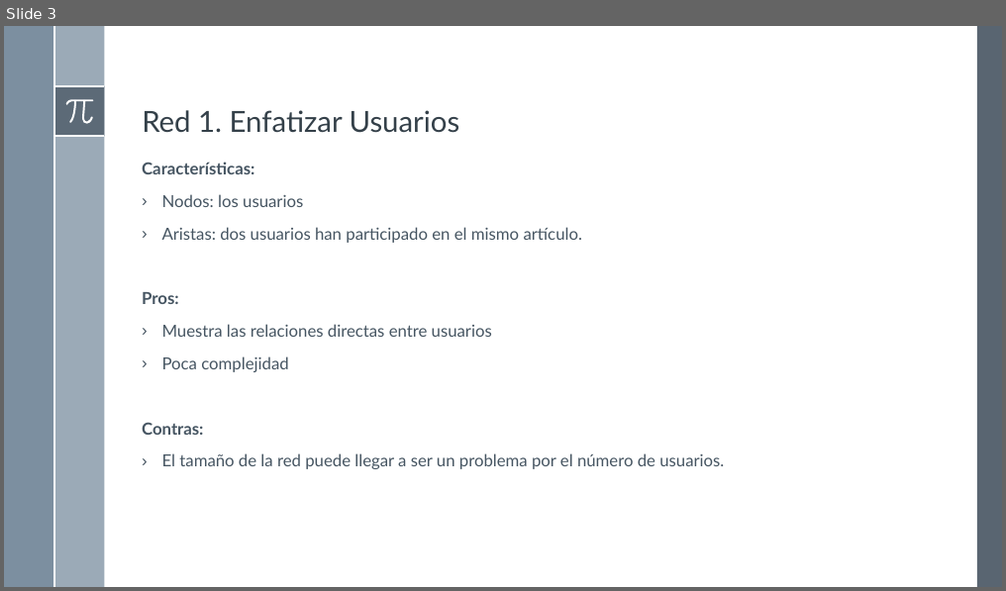
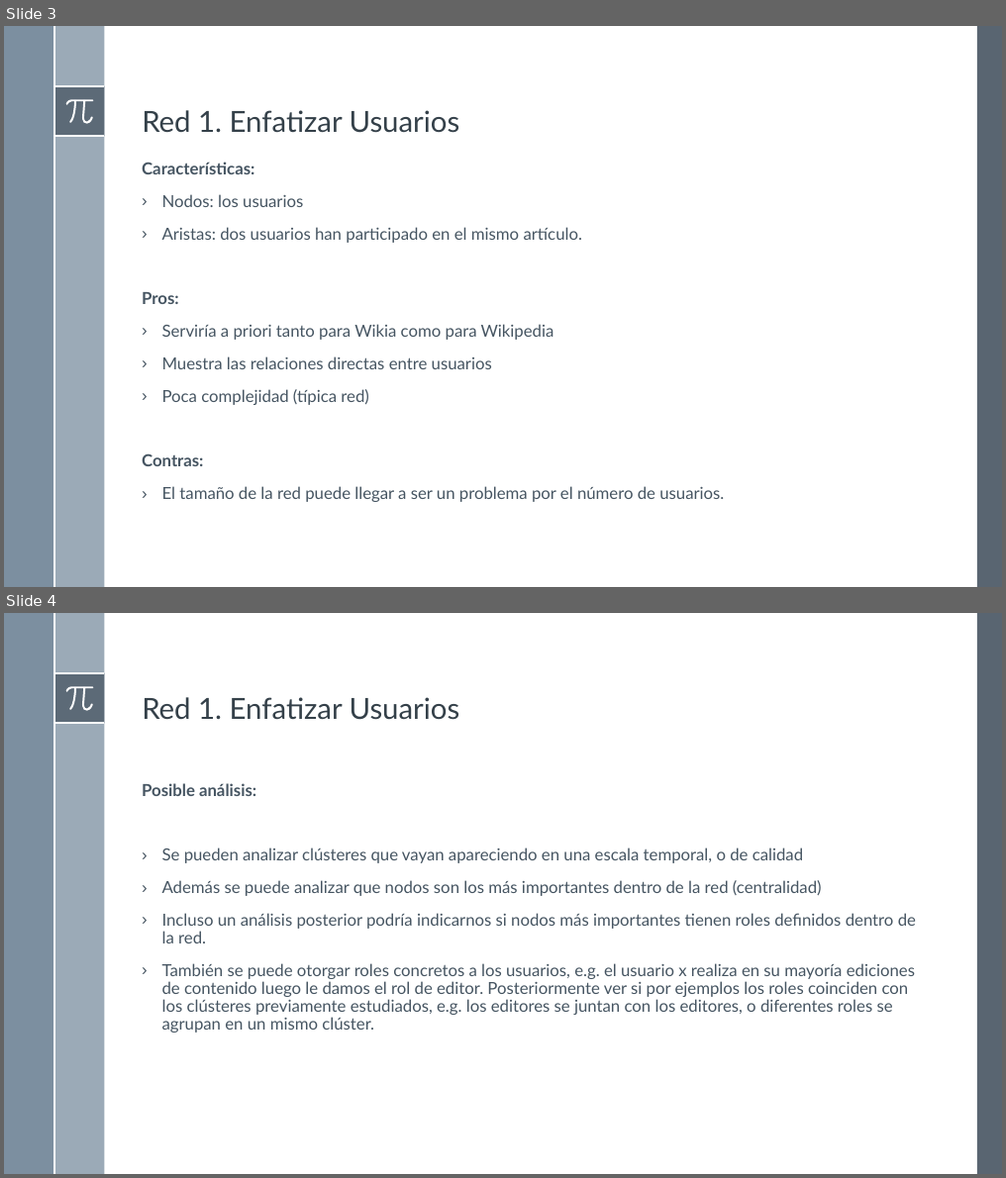
Before and after one commit to FRYoussef/TFG_Wiki, a slide deck: documentacion/analisis_de_redes.pptx. Shown one above the other, each under a label of ours: slide 3 before the commit, slides 3 and 4 after it. The pictures are 1006x591 and 1006x1178 pixels, drawn with LibreOffice and Linux fonts; fonts in the diff are those of the drawing. Boxes give left, top, right and bottom in pixels: in the first picture for what was removed or moved away, otherwise in the second. Text is boxed around its words. In the diff, an @@ line names an element or a change of style, - is before the commit and + after.

```diff
--- a/documentacion/analisis_de_redes.pptx
+++ b/documentacion/analisis_de_redes.pptx
@@ slide 4 added at [4, 613, 1002, 1174], background #FFFFFF; not listed: 8 template elements that a slide beside it also shows @@
@@ title added at [142, 697, 460, 720], 28 pt, text #35404A @@
+Red 1. Enfatizar Usuarios
@@ text added at [142, 783, 916, 1033], 16 pt, text #465562 @@
+Posible análisis:
+› Se pueden analizar clústeres que vayan apareciendo en una escala temporal, o de calidad
+› Además se puede analizar que nodos son los más importantes dentro de la red (centralidad)
+› Incluso un análisis posterior podría indicarnos si nodos más importantes tienen roles definidos dentro de la red.
+› También se puede otorgar roles concretos a los usuarios, e.g. el usuario x realiza en su mayoría ediciones de contenido luego le damos el rol de editor. Posteriormente ver si por ejemplos los roles coinciden con los clústeres previamente estudiados, e.g. los editores se juntan con los editores, o diferentes roles se agrupan en un mismo clúster.
@@ slide 3 changed as well @@
@@ text at [162, 324, 554, 340]: paragraph added @@
+› Serviría a priori tanto para Wikia como para Wikipedia
@@ text at [162, 389, 368, 405]: text changed @@
-› Poca complejidad
+› Poca complejidad (típica red)
```
Also in this commit, not shown: 4 other slides changed, 1 other slide added, 2 other files.
